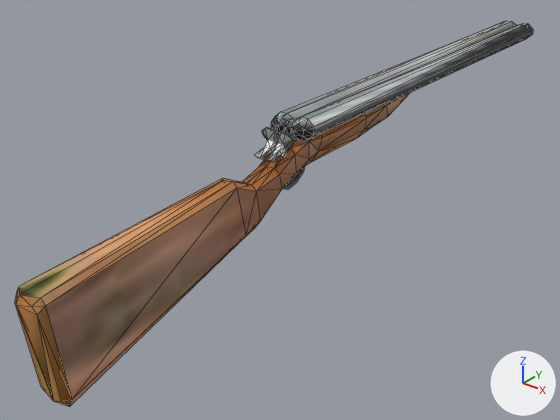
Renders of the OBJ model resources/gun.obj from each side of a commit.
The view is the same before and after, from a camera (50 mm lens) standing at (2.06, -1.86, 0.82) and looking at (0.01, 0.71, -0.77). Arrows for +X, +Y and +Z are at lower right; the lights stay in place. The older version comes first. Mesh edges are drawn as thin lines on the coarser meshes. Where no turn or scale is listed for an object, it has been applied to the vertices. Vertices at exactly the same position are counted once.
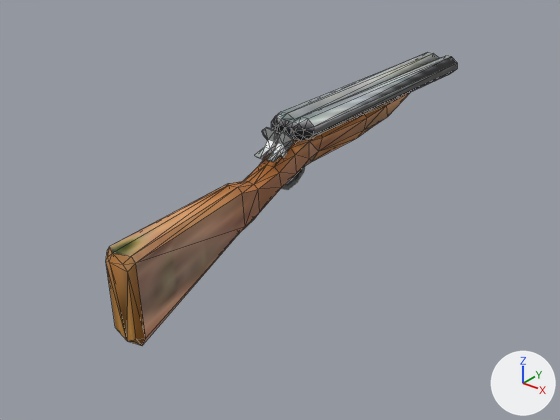
What differs and where, as boxes [x1, y1, x2, y2] in the pictures (560 x 420 px; the box of a moved part takes in the faces that stretch with it):
'Cube', reshaped (23% narrower, 19% shorter)
    before: [15, 92, 411, 406]
    after: [106, 92, 411, 346]
'Cube.001', reshaped (29% narrower, 26% shorter)
    before: [271, 21, 533, 141]
    after: [271, 53, 457, 141]
part 1 of me_cube, moved or reshaped
    before: [15, 154, 294, 406]
    after: [106, 154, 294, 346]
part 2 of me_cube_001, moved or reshaped
    before: [282, 21, 533, 126]
    after: [282, 53, 457, 126]

Patch to the scene script:
```diff
--- a/resources/gun.obj.py
+++ b/resources/gun.obj.py
@@ me_cube @@
 # used by ob_cube; location = (0.0, 0.0, 0.0)
-me_cube.from_pydata(...)  # 98 vertices, 212 faces; spans x 0.12..0.28, y -0.8..1.4, z -0.89..-0.3
+me_cube.from_pydata(...)  # 98 vertices, 212 faces; spans x 0.12..0.28, y -0.45..1.4, z -0.83..-0.3
+# me_cube part 1: 41 of 98 vertices moved; they spanned x 0.13..0.27, y -0.8..0.41, z -0.89..-0.36 and now span x 0.13..0.27, y -0.45..0.41, z -0.83..-0.38; mean shift (0.0, 0.15, 0.01); largest move (0.26, -0.77, -0.48) -> (0.26, -0.42, -0.5)
 me_cube.materials.append(mat_material)
@@ me_cube_001 @@
 # used by ob_cube_001; location = (0.0, 0.0, 0.0)
-me_cube_001.from_pydata(...)  # 54 vertices, 110 faces; spans x 0.1..0.3, y 0.5..2.81, z -0.31..-0.22
+me_cube_001.from_pydata(...)  # 54 vertices, 110 faces; spans x 0.1..0.3, y 0.5..1.82, z -0.31..-0.22
+# me_cube_001 part 2: all 14 vertices in x 0.1..0.3, y 2.8..2.81, z -0.31..-0.22 are moved by (0.0, -0.99, 0.0)
 me_cube_001.materials.append(mat_material)
```
